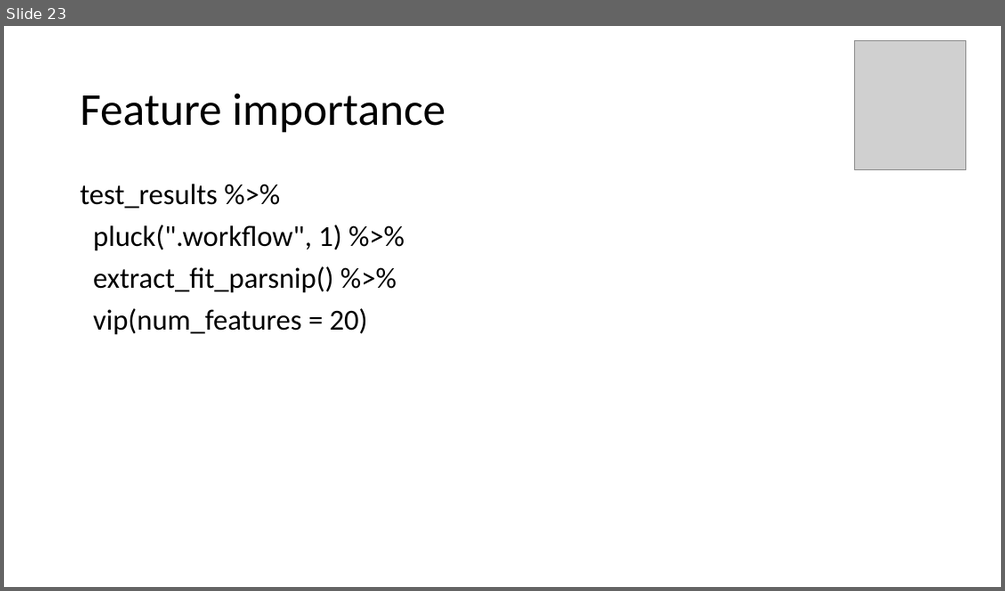
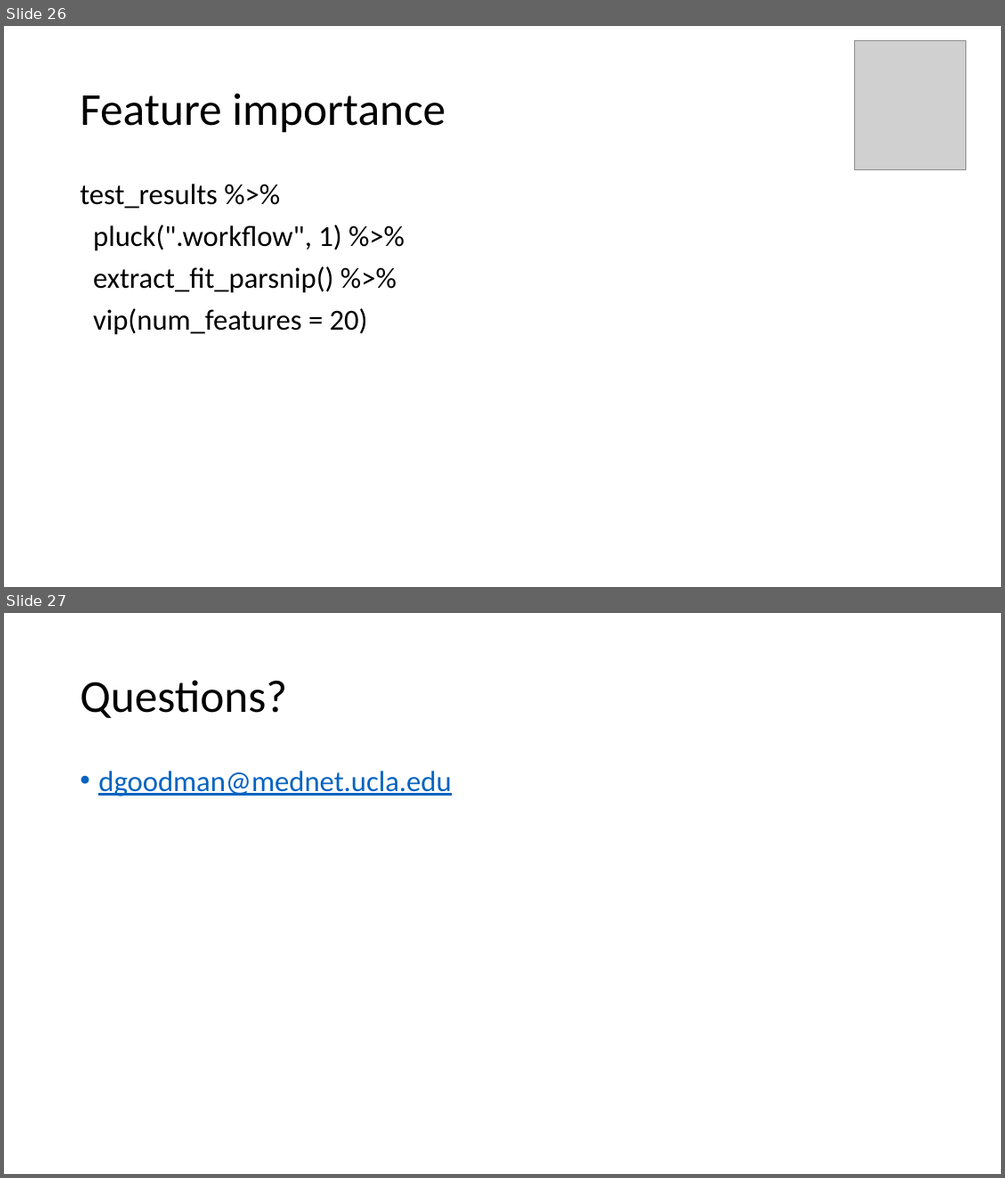
Before and after one commit to The-Kirby-Institute/NLP_Ascend_workshop, a slide deck: Ascend_workshop_coroner_NLP.pptx. Shown one above the other, each under a label of ours: slide 23 before the commit, slides 26 and 27 after it. The pictures are 1005x591 and 1005x1178 pixels, drawn with LibreOffice and Linux fonts; fonts in the diff are those of the drawing; grey boxes stand for pictures. Boxes give left, top, right and bottom in pixels: in the first picture for what was removed or moved away, otherwise in the second. Text is boxed around its words. In the diff, an @@ line names an element or a change of style, - is before the commit and + after.

```diff
--- a/Ascend_workshop_coroner_NLP.pptx
+++ b/Ascend_workshop_coroner_NLP.pptx
@@ slide 27 added at (x1=4, y1=613, x2=1001, y2=1174), background #FFFFFF @@
@@ title added at (x1=80, y1=680, x2=287, y2=718), 44 pt, text #000000 @@
+Questions?
@@ text added at (x1=98, y1=771, x2=451, y2=796), 28 pt, text #0563C1, underline @@
+• dgoodman@mednet.ucla.edu
@@ what was slide 23 is now slide 26 @@
```
Also in this commit, not shown: 3 slides changed, 4 other slides added, 1 slide removed, 3 other files.
